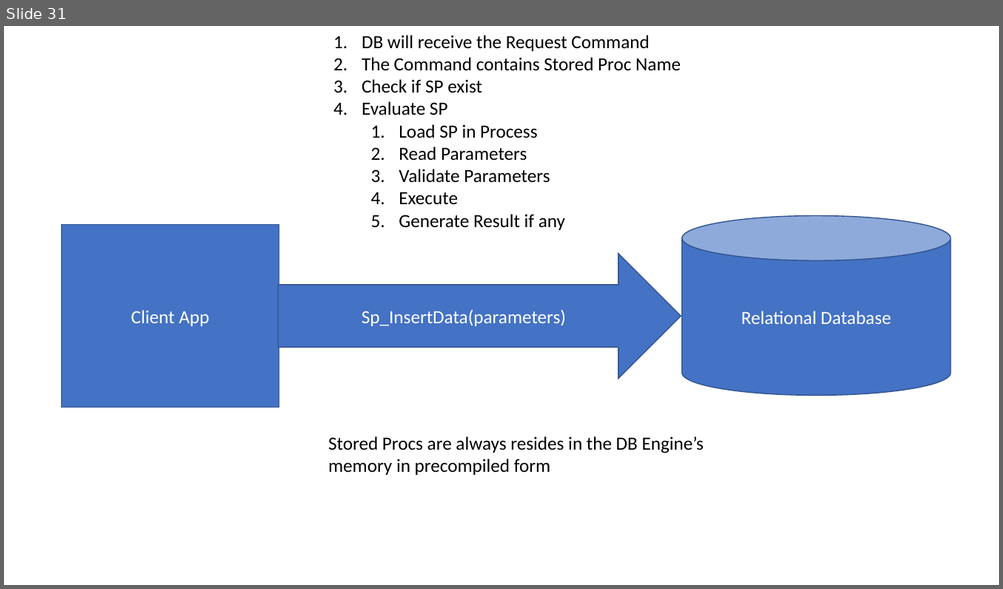
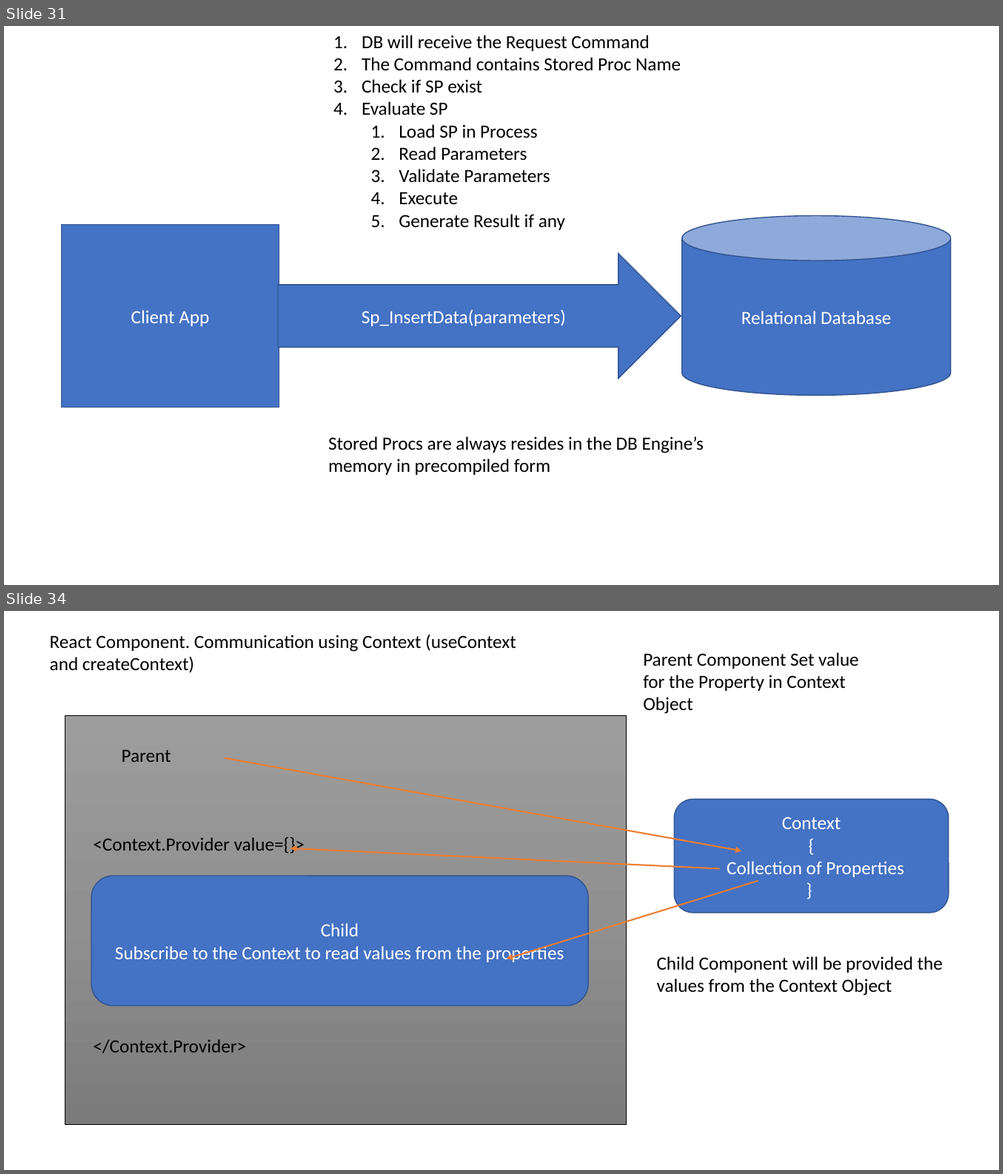
Before and after one commit to maheshsabnis/blazemarch2021, a slide deck: SpotPPTs.pptx. Shown one above the other, each under a label of ours: slide 31 before the commit, slides 31 and 34 after it; the slides between them are not shown. The pictures are 1003x589 and 1003x1174 pixels, drawn with LibreOffice and Linux fonts; fonts in the diff are those of the drawing. Boxes give left, top, right and bottom in pixels: in the first picture for what was removed or moved away, otherwise in the second. Text is boxed around its words. In the diff, an @@ line names an element or a change of style, - is before the commit and + after.

```diff
--- a/SpotPPTs.pptx
+++ b/SpotPPTs.pptx
@@ slide 34 added at (4, 611, 999, 1170), background #FFFFFF @@
@@ text added at (50, 634, 516, 673), 18 pt, text #000000 @@
+React Component. Communication using Context (useContext and createContext)
@@ text added at (643, 652, 859, 714), 18 pt, text #000000 @@
+Parent Component Set value for the Property in Context Object
@@ rectangle added at (65, 715, 626, 1125), fill gradient #9D9D9D to #909090 to #7C7C7C, outline #000000 0.5 pt @@
@@ text added at (122, 750, 171, 762), 18 pt, text #000000 @@
+Parent
@@ arrow added from (224, 758) to (742, 851), #ED7D31 1.5 pt @@
@@ rounded rectangle added at (674, 799, 948, 912), fill #4472C4, outline #325491 1 pt, 18 pt, text #FFFFFF @@
+Context
+{
+Collection of Properties
+}
@@ text added at (93, 837, 305, 854), 18 pt, text #000000 @@
+<Context.Provider value={}>
@@ arrow added from (720, 869) to (290, 849), #ED7D31 1.5 pt @@
@@ rounded rectangle added at (91, 876, 588, 1005), fill #4472C4, outline #325491 1 pt, 18 pt, text #FFFFFF @@
+Child
+Subscribe to the Context to read values from the properties
@@ arrow added from (757, 881) to (506, 960), #ED7D31 1.5 pt @@
@@ text added at (657, 957, 942, 996), 18 pt, text #000000 @@
+Child Component will be provided the values from the Context Object
@@ text added at (93, 1039, 246, 1054), 18 pt, text #000000 @@
+</Context.Provider>
```
Also in this commit, not shown: 5 other slides added, 16 other files.
